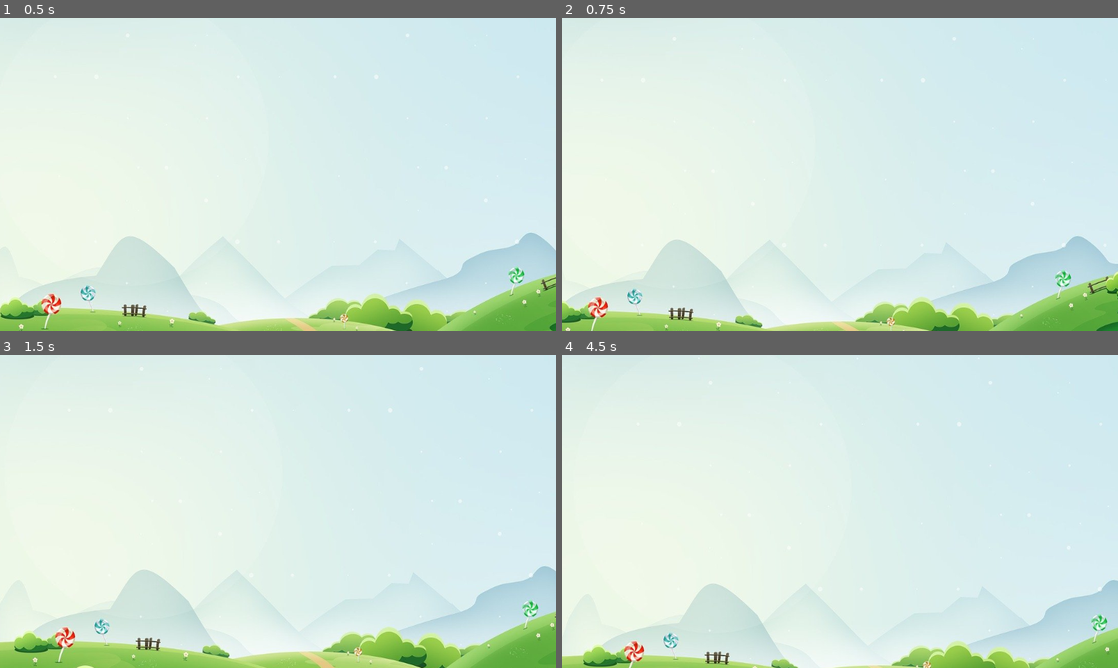
Above: before the commit, frames 1-4 (two rows, left to right).
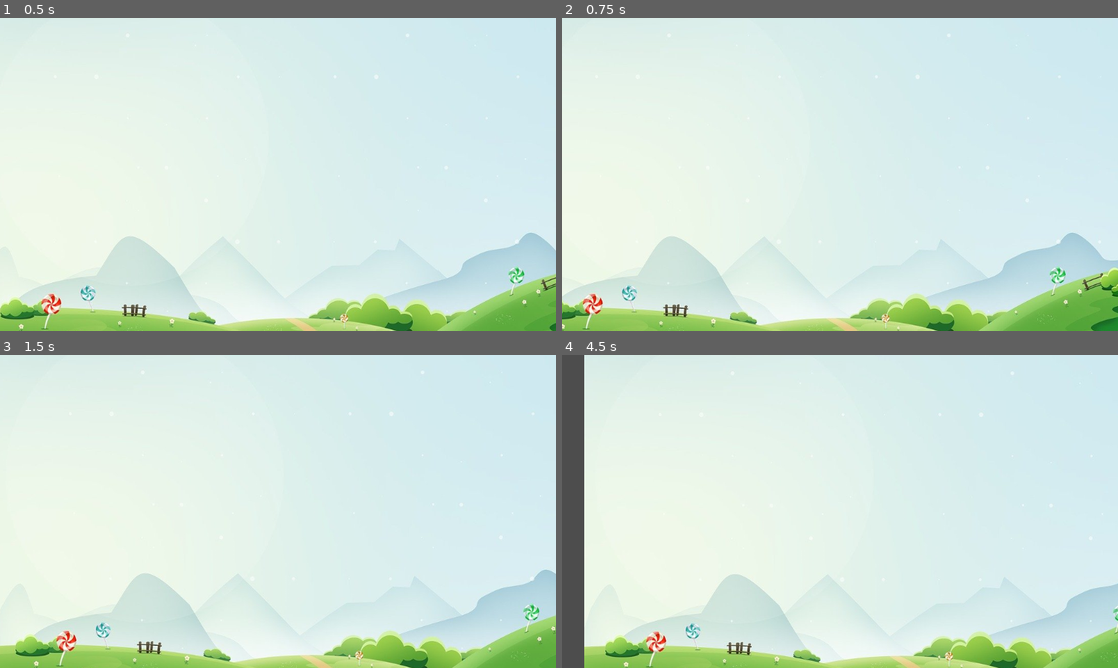
Above: after the commit, the same moments.

Repository: Sletting/Godot-Testing
Game: Godot game, scene res://test_scene.tscn
The game is run twice, just before and just after one commit, with the same random seed, the same clock (stepped at 60 frames per second) and the same inputs.
Inputs (mouse positions are in pixels of both pictures, inside the frame that each line leads up to):
- Up to frame 1 (0.5 s): no input
- Up to frame 2 (0.75 s): tap Enter at 0.5 s; move the mouse to (962, 158) at 0.52 s
- Up to frame 3 (1.5 s): tap Space at 1.25 s; move the mouse to (166, 527) at 1.27 s
- Up to frame 4 (4.5 s): tap Enter at 2, 3.5 s; move the mouse to (895, 442) at 2.02 s; tap Space at 2.75, 4.25 s; move the mouse to (812, 574) at 2.77 s; move the mouse to (1006, 558) at 3.52 s; move the mouse to (673, 464) at 4.27 s

Frame 1 is identical in both runs. In frame 2, 4.9% of the frame differs, in the area x 0-100%, y 5-100%; in frame 3, 4.3%; in frame 4, 11%, in the area x 0-100%, y 0-100%.

Commit message:
better movement with deadzones

Diff:
--- a/camera_move.gd
+++ b/camera_move.gd
@@ -1,37 +1,38 @@
 extends Camera2D
 
-@export var camera_attach: Marker2D;
-@export var movement_range_px = 50
-@export var movement_threshold = 100
+@export var movement_range = 200
+@export var movement_threshold_percentage = 0.7
 
 # Called when the node enters the scene tree for the first time.
 func _ready() -> void:
 	pass # Replace with function body.
 
-
 # Called every frame. 'delta' is the elapsed time since the previous frame.
 func _process(delta: float) -> void:
-	# Get mouse position and
-	# Divide by viewport x and y to get a value ranging from -1 to 1
-	#		-1
-	# 	-1	 	 1
-	#		 1
-	var mousePosition: Vector2 = Vector2(get_local_mouse_position().x / (get_viewport().size.x / 2), get_local_mouse_position().y / (get_viewport().size.y / 2))
 	# Multiply with the maximum movement of the camera
-	var movementRange = mousePosition * movement_range_px
-
+	var movementRange = get_normalized_deadzone_mouse_vector() * movement_range
 	# Set position to the difference
 	position = movementRange
+	pass
 
-	#var left = limit_left + (offset.x*zoom.x) + get_viewport().size.x * zoom.x / 10
-	#var right = limit_right - (offset.x*zoom.x) - get_viewport().size.x * zoom.x / 10
-	#var top = limit_top + (offset.y*zoom.y) + get_viewport().size.y * zoom.y / 10
-	#var bottom = limit_bottom - (offset.y*zoom.y) - get_viewport().size.y * zoom.y / 10
-#
-	#position.x = clamp(mousePos.x, left, right)
-	#position.y = clamp(mousePos.y, top, bottom)
+# Get mouse position and Divide by viewport x and y to get a value ranging from -1 to including a configurable deadzone before activation
+#		-1
+# 	-1	 	 1
+#		 1
+func get_normalized_deadzone_mouse_vector() -> Vector2:
+	var mousePos: Vector2 = get_local_mouse_position()
+	# Calculate x mouse position
+	var width: float = get_viewport().size.x * 0.5
+	if(mousePos.x > 0):
+		mousePos.x = clamp(mousePos.x - width * movement_threshold_percentage, 0, width) / width
+	else:
+		mousePos.x = clamp(mousePos.x + width * movement_threshold_percentage, width * -1, 0) / width
 
+	# Calculate y mouse position
+	var height: float = get_viewport().size.y * 0.5
+	if(mousePos.y > 0):
+		mousePos.y = clamp(mousePos.y - height * movement_threshold_percentage, 0, height) / height
+	else:
+		mousePos.y = clamp(mousePos.y + height * movement_threshold_percentage, height * -1, 0) / height
 
-
-	#print(mousePos)
-	pass
+	return mousePos
--- a/test_scene.tscn
+++ b/test_scene.tscn
@@ -7,9 +7,8 @@
 
 [node name="CameraAttach" type="Marker2D" parent="."]
 
-[node name="Camera2D" type="Camera2D" parent="CameraAttach" node_paths=PackedStringArray("camera_attach")]
+[node name="Camera2D" type="Camera2D" parent="CameraAttach"]
 script = ExtResource("1_ahgpj")
-camera_attach = NodePath("..")
 
 [node name="CanvasLayer" type="CanvasLayer" parent="."]
 
